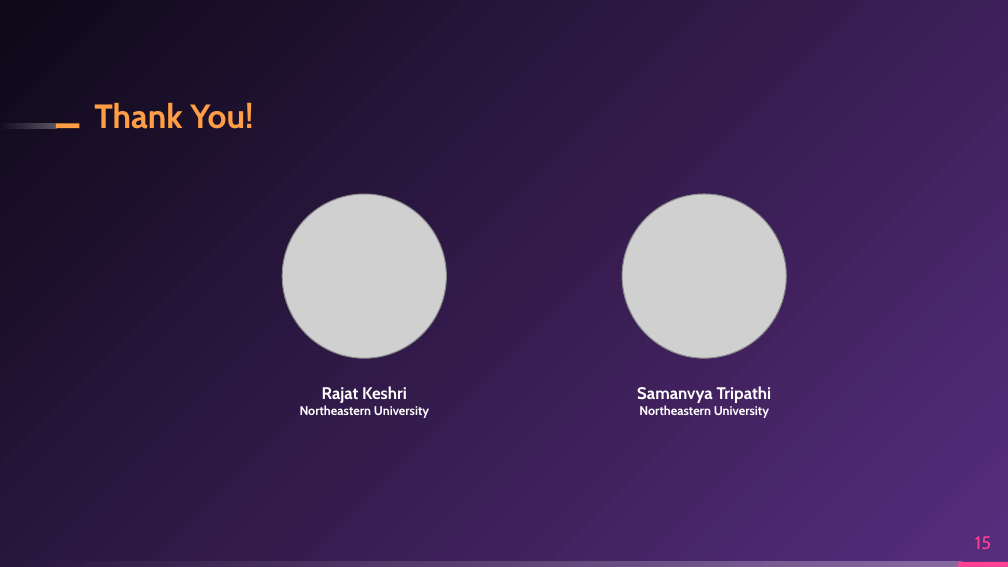
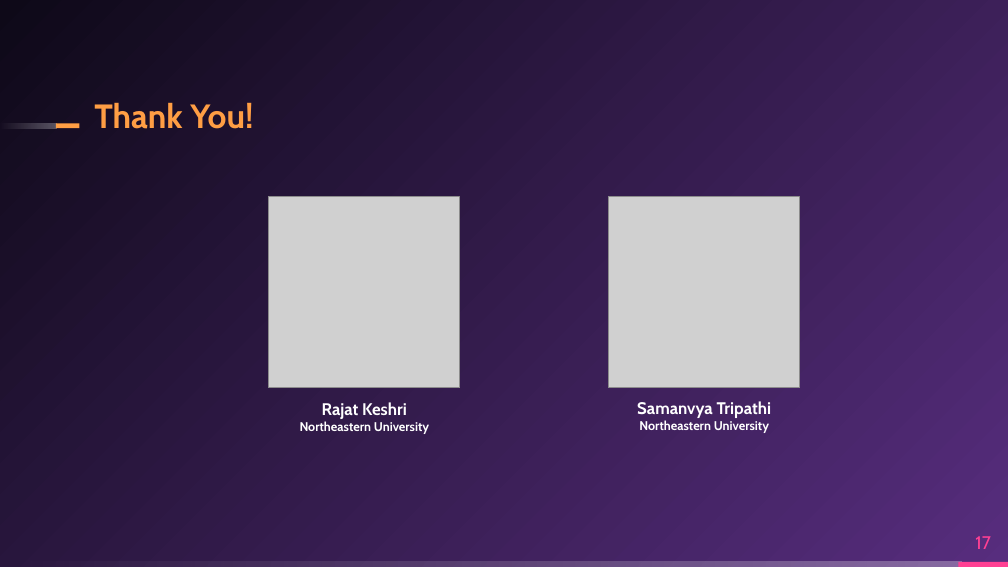
Before and after one commit to sacredvoid/hackUMass22, a slide deck: slide 17 of Meta-Indentity.pptx (slide 15 before the commit). Drawn at 1008x567 pixels with LibreOffice and Linux fonts; fonts in the diff are those of the drawing; grey boxes stand for pictures. Boxes give left, top, right and bottom in pixels: in the first picture for what was removed or moved away, otherwise in the second. Text is boxed around its words. In the diff, an @@ line names an element or a change of style, - is before the commit and + after.

```diff
--- a/Meta-Indentity.pptx
+++ b/Meta-Indentity.pptx
@@ picture: place and size @@
-picture at <box>282,194,447,358</box>
+picture at <box>269,197,461,388</box>
@@ picture: place and size @@
-picture at <box>622,194,786,358</box>
+picture at <box>609,197,800,388</box>
@@ text "Rajat Keshri": place and size @@
-text "Rajat Keshri" at <box>300,386,429,418</box>
+text "Rajat Keshri" at <box>300,402,429,434</box>
@@ text "Samanvya Tripathi": place and size @@
-text "Samanvya Tripathi" at <box>637,386,772,418</box>
+text "Samanvya Tripathi" at <box>637,401,772,433</box>
@@ page number at <box>975,536,991,549</box>: text changed @@
-15
+17
```
Also in this commit, not shown: 4 other slides changed, 2 slides added, 3 other files.
